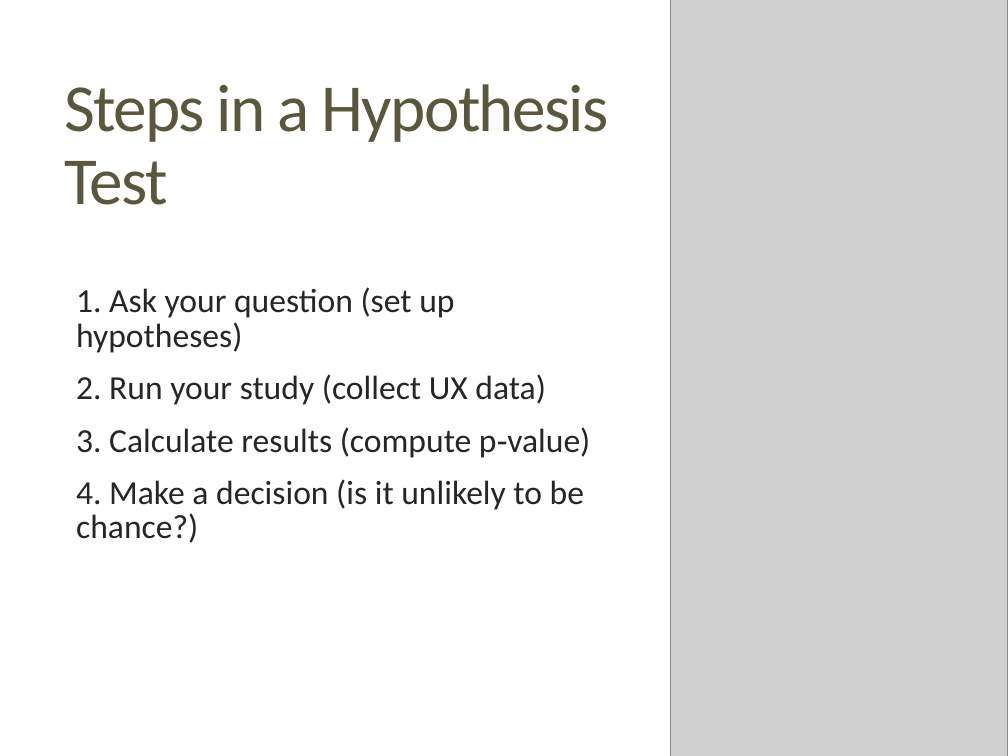
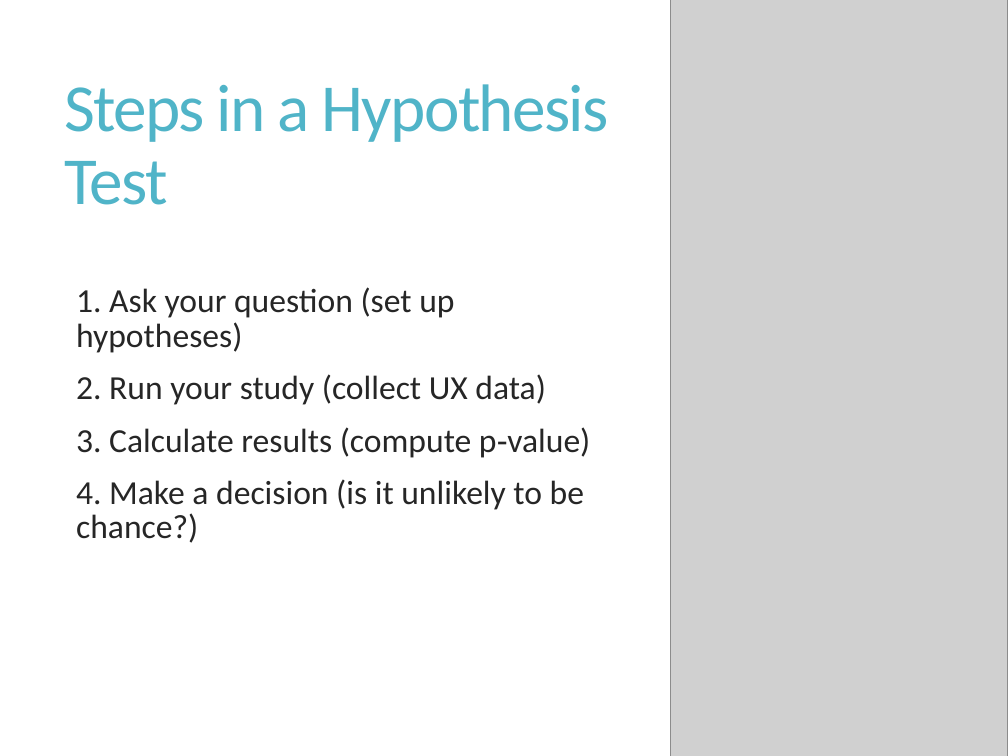
Before and after one commit to Chelsea-Myers/User_Experience_Research_Analytics, a slide deck: slide 5 of UXP_Presentations/UX_Hypothesis_Testing.pptx. Drawn at 1008x756 pixels with LibreOffice and Linux fonts; fonts in the diff are those of the drawing; grey boxes stand for pictures. Boxes give left, top, right and bottom in pixels: in the first picture for what was removed or moved away, otherwise in the second. Text is boxed around its words. In the diff, an @@ line names an element or a change of style, - is before the commit and + after.

```diff
--- a/UXP_Presentations/UX_Hypothesis_Testing.pptx
+++ b/UXP_Presentations/UX_Hypothesis_Testing.pptx
@@ title "Steps in a Hypothesis Test" at (x1=64, y1=84, x2=609, y2=205): text colour #5A573C to #50B4C8 @@
```
Also in this commit, not shown: 6 other slides changed, 5 slides added.
